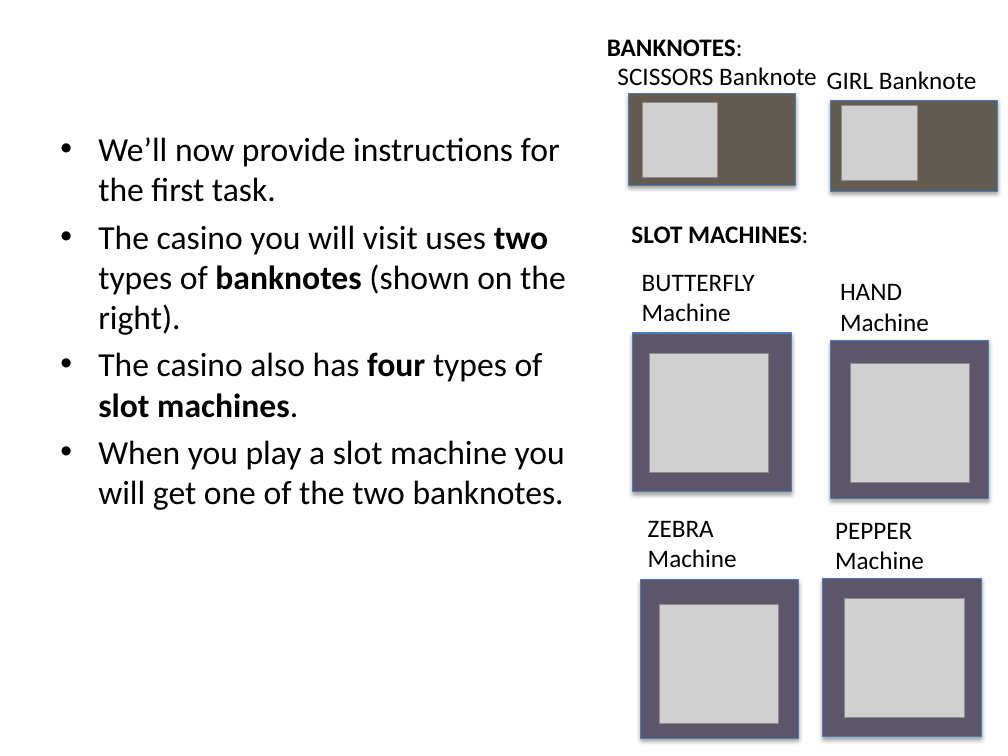
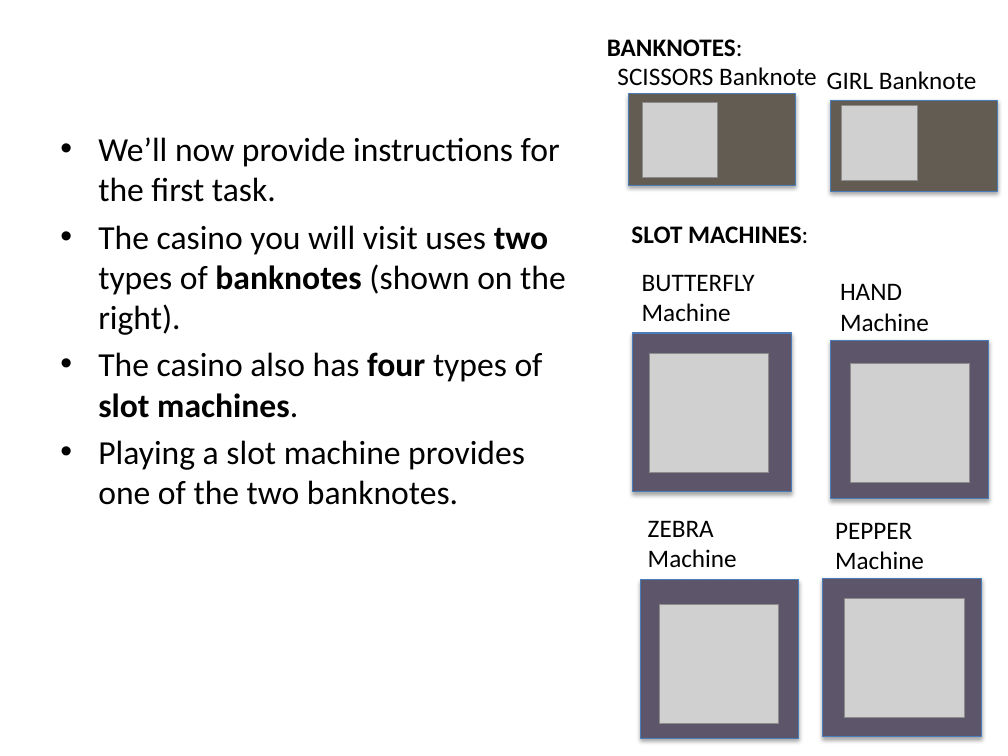
Before and after one commit to evanrussek/Gamble_Task_browser, a slide deck: slide 2 of public/task_ver3/Stimuli/uws_instr_slides_ver2.pptx. Drawn at 1008x756 pixels with LibreOffice and Linux fonts; fonts in the diff are those of the drawing; grey boxes stand for pictures. Boxes give left, top, right and bottom in pixels: in the first picture for what was removed or moved away, otherwise in the second. Text is boxed around its words. In the diff, an @@ line names an element or a change of style, - is before the commit and + after.

```diff
--- a/public/task_ver3/Stimuli/uws_instr_slides_ver2.pptx
+++ b/public/task_ver3/Stimuli/uws_instr_slides_ver2.pptx
@@ text at [98, 440, 525, 505]: text changed @@
-• When you play a slot machine you will get one of the two banknotes.
+• Playing a slot machine provides one of the two banknotes.
```
Also in this commit, not shown: 5 other slides changed, 1 slide added, 4 slides removed, 34 other files.
